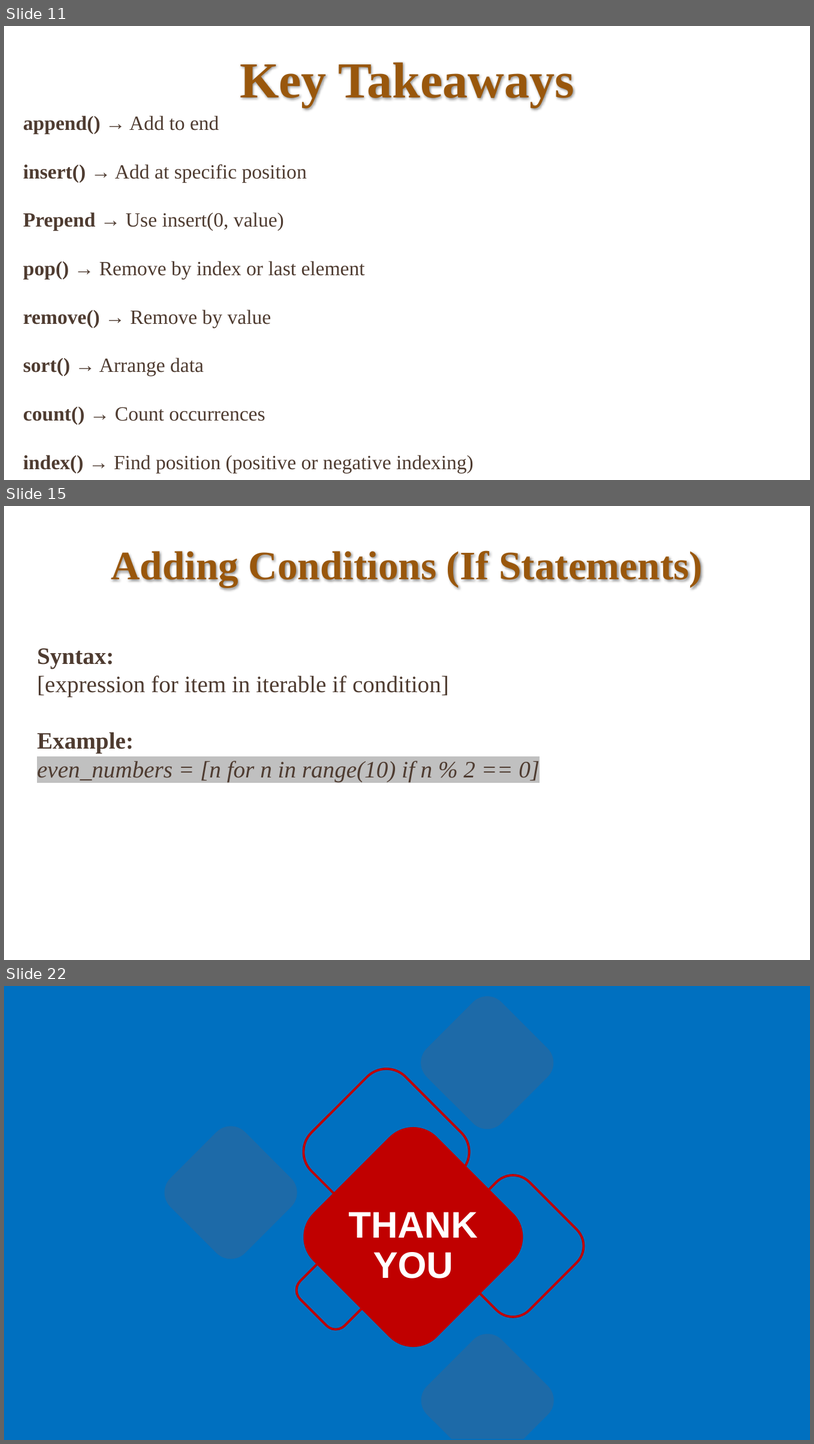
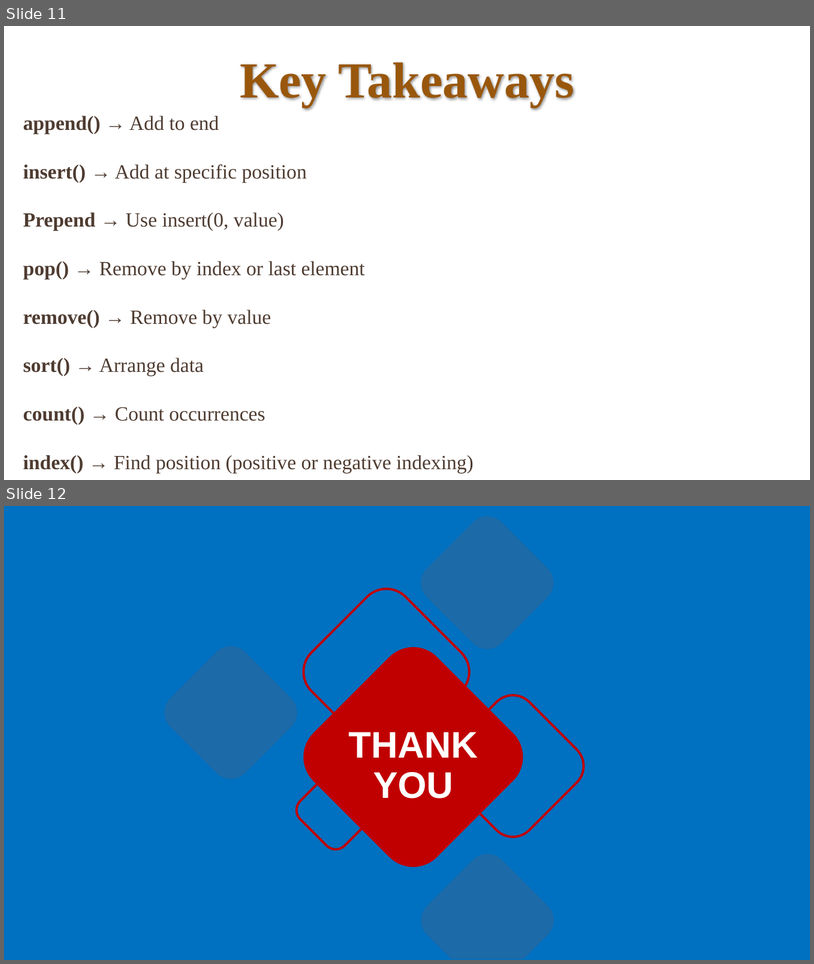
Before and after one commit to bahadurCorvit/Advance_Python, a slide deck: lectures/Lec11.pptx. Shown one above the other, each under a label of ours: slides 11, 15 and 22 before the commit, slides 11 and 12 after it; the slides between them are not shown. The pictures are 814x1444 and 814x964 pixels, drawn with LibreOffice and Linux fonts; fonts in the diff are those of the drawing. Boxes give left, top, right and bottom in pixels: in the first picture for what was removed or moved away, otherwise in the second. Text is boxed around its words. In the diff, an @@ line names an element or a change of style, - is before the commit and + after.

```diff
--- a/lectures/Lec11.pptx
+++ b/lectures/Lec11.pptx
@@ slide 15 removed at bbox=[4, 506, 810, 960], background #FFFFFF @@
@@ title removed at bbox=[111, 550, 703, 587] @@
-Adding Conditions (If Statements)
@@ text removed at bbox=[37, 648, 540, 781] @@
-Syntax:
-[expression for item in iterable if condition]
-Example:
-even_numbers = [n for n in range(10) if n % 2 == 0]
@@ what was slide 22 is now slide 12 @@
```
Also in this commit, not shown: 9 other slides removed, 2 other files.
